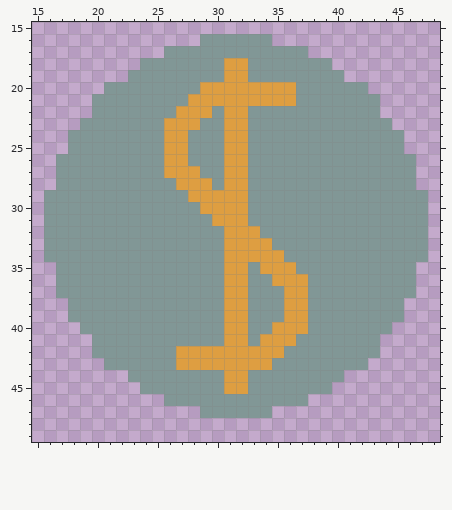
Pixel-art file, stored at UI/Button.aseprite. Above: the version before the commit.
64x64 pixels, 1 frame. Shown: x 15..48, y 15..49.
The result:
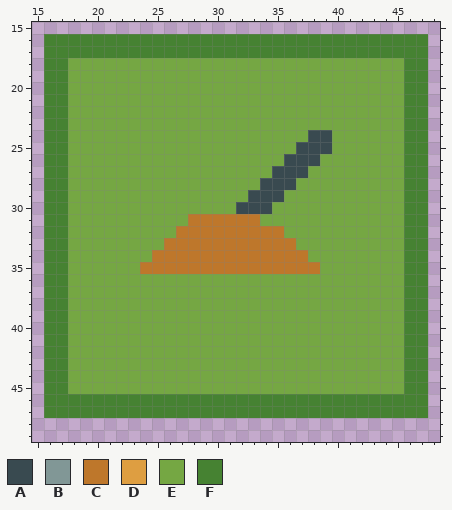
Palette (. is transparent): A #394a50  B #819796  C #be772b  D #de9e41  E #75a743  F #468232
Diff:
layer "Background" added
layer "Buy" added
layer "Sell/Background" removed
layer "Sell/Sell" removed
Changed rows in their new state; - is an unchanged pixel.
Layers "Buy", "Background":
first column x 16:
16 FFFFFFFFFFFFFFFFFFFFFFFFFFFFFFFF
17 FFFFFFFFFFFFFFFFFFFFFFFFFFFFFFFF
18 FFEEEEEEEEEEEEEEEEEEEEEEEEEEEEFF
19 FFEEEEEEEEEEEEEEEEEEEEEEEEEEEEFF
20 FFEEEEEEEEEEEEEEEEEEEEEEEEEEEEFF
21 FFEEEEEEEEEEEEEEEEEEEEEEEEEEEEFF
22 FFEEEEEEEEEEEEEEEEEEEEEEEEEEEEFF
23 FFEEEEEEEEEEEEEEEEEEEEEEEEEEEEFF
24 FFEEEEEEEEEEEEEEEEEEEEAAEEEEEEFF
25 FFEEEEEEEEEEEEEEEEEEEAAAEEEEEEFF
26 FFEEEEEEEEEEEEEEEEEEAAAEEEEEEEFF
27 FFEEEEEEEEEEEEEEEEEAAAEEEEEEEEFF
28 FFEEEEEEEEEEEEEEEEAAAEEEEEEEEEFF
29 FFEEEEEEEEEEEEEEEAAAEEEEEEEEEEFF
30 FFEEEEEEEEEEEEEEAAAEEEEEEEEEEEFF
31 FFEEEEEEEEEECCCCCCEEEEEEEEEEEEFF
32 FFEEEEEEEEECCCCCCCCCEEEEEEEEEEFF
33 FFEEEEEEEECCCCCCCCCCCEEEEEEEEEFF
34 FFEEEEEEECCCCCCCCCCCCCEEEEEEEEFF
35 FFEEEEEECCCCCCCCCCCCCCCEEEEEEEFF
36 FFEEEEEEEEEEEEEEEEEEEEEEEEEEEEFF
37 FFEEEEEEEEEEEEEEEEEEEEEEEEEEEEFF
38 FFEEEEEEEEEEEEEEEEEEEEEEEEEEEEFF
39 FFEEEEEEEEEEEEEEEEEEEEEEEEEEEEFF
40 FFEEEEEEEEEEEEEEEEEEEEEEEEEEEEFF
41 FFEEEEEEEEEEEEEEEEEEEEEEEEEEEEFF
42 FFEEEEEEEEEEEEEEEEEEEEEEEEEEEEFF
43 FFEEEEEEEEEEEEEEEEEEEEEEEEEEEEFF
44 FFEEEEEEEEEEEEEEEEEEEEEEEEEEEEFF
45 FFEEEEEEEEEEEEEEEEEEEEEEEEEEEEFF
46 FFFFFFFFFFFFFFFFFFFFFFFFFFFFFFFF
47 FFFFFFFFFFFFFFFFFFFFFFFFFFFFFFFF
